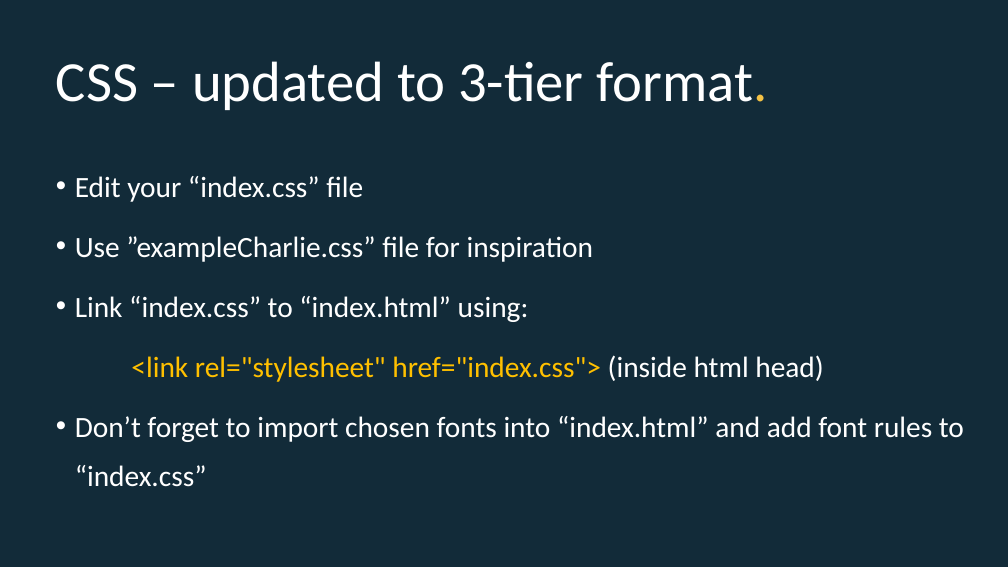
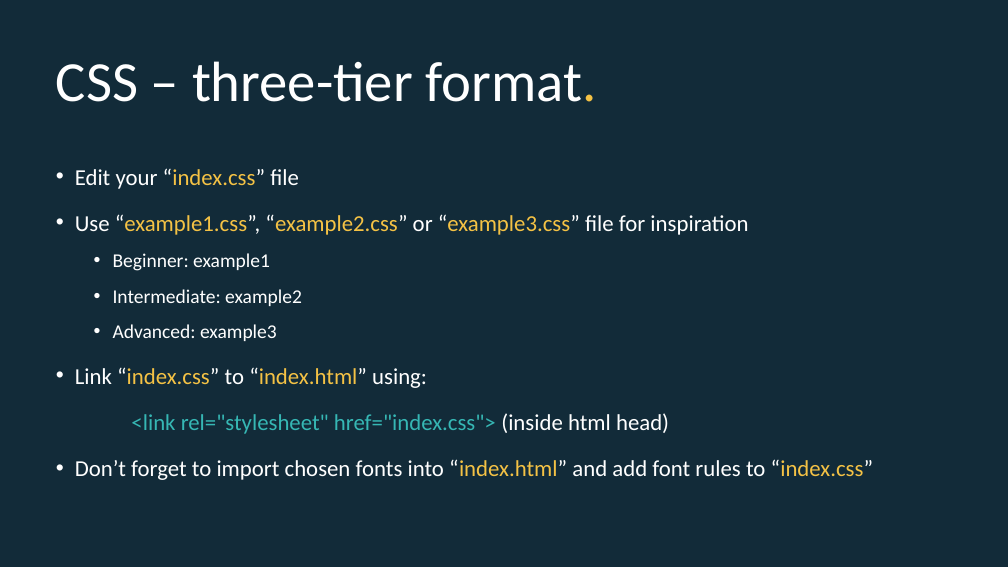
Before and after one commit to EconomicsObservatory/courses, a slide deck: slide 20 of 2/2_Building_your_first_website.pptx (slide 19 before the commit). Drawn at 1008x567 pixels with LibreOffice and Linux fonts; fonts in the diff are those of the drawing. Boxes give left, top, right and bottom in pixels: in the first picture for what was removed or moved away, otherwise in the second. Text is boxed around its words. In the diff, an @@ line names an element or a change of style, - is before the commit and + after.

Commit message:
slides

```diff
--- a/2/2_Building_your_first_website.pptx
+++ b/2/2_Building_your_first_website.pptx
@@ title at [56, 61, 597, 102]: text changed @@
-CSS – updated to 3-tier format.
+CSS – three-tier format.
@@ text at [75, 168, 874, 480]: size 28 to 21.7 pt in "Edit your “index.css” file", "Link “index.css” to “index.html” using:", "<link rel="stylesheet" href="index.css"> (inside html head)", "Don’t forget to import chosen fonts into ..."; text colour #FFFFFF to #F4C245 in "“index.css”", "“index.css” “index.html”", "“index.html” “index.css”"; text colour #FFC000 to #36B7B4 in "<link rel="stylesheet" href="index.css">"; line spacing 1.4 to 1.3 @@
@@ text at [75, 214, 748, 341]: text changed; size 28 to 21.7 pt @@
-• Use ”exampleCharlie.css” file for inspiration
+• Use “example1.css”, “example2.css” or “example3.css” file for inspiration
+  • Beginner: example1
+  • Intermediate: example2
+  • Advanced: example3
```
Also in this commit, not shown: 14 other slides changed, 5 slides added, 2 slides removed, 2 other files.
